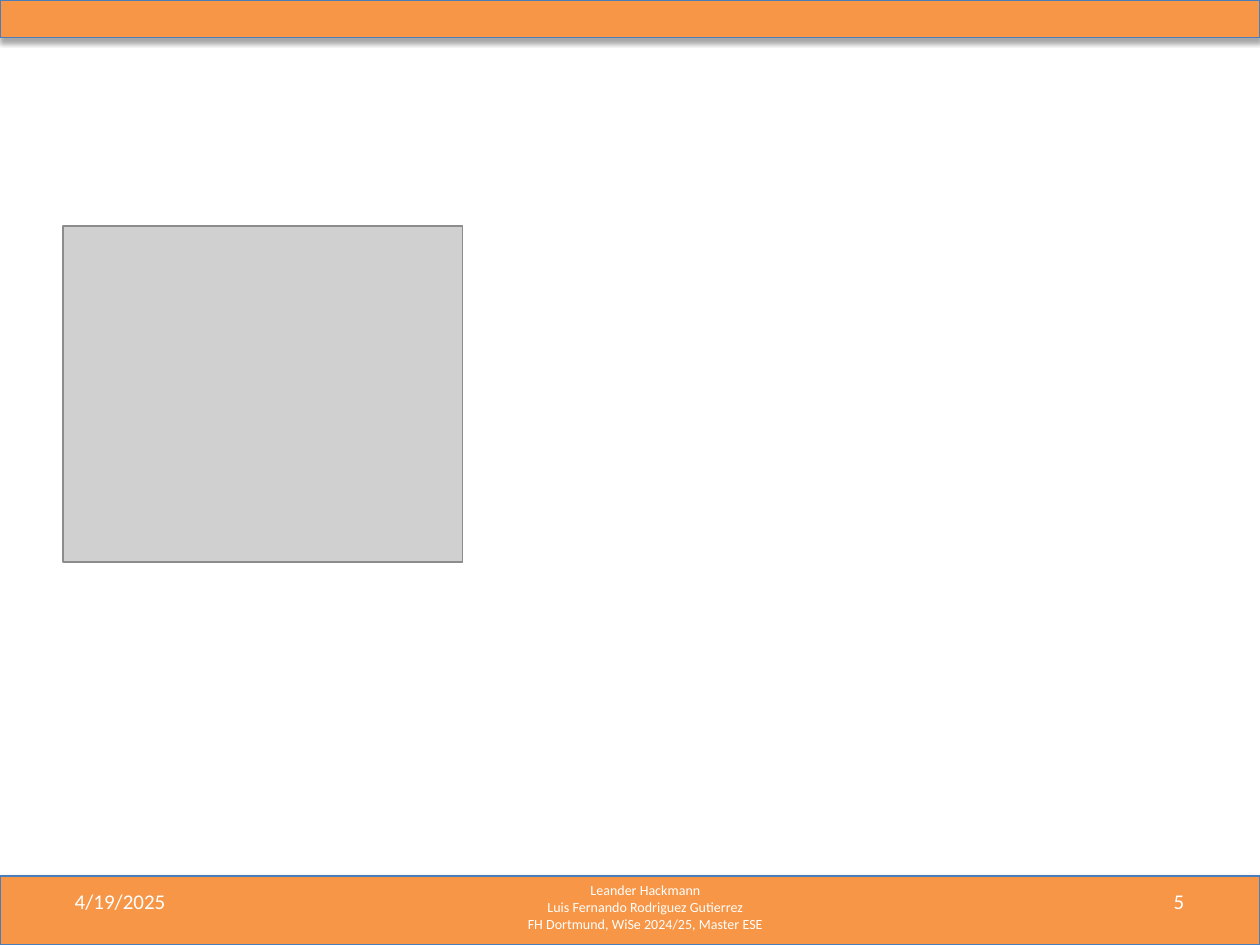
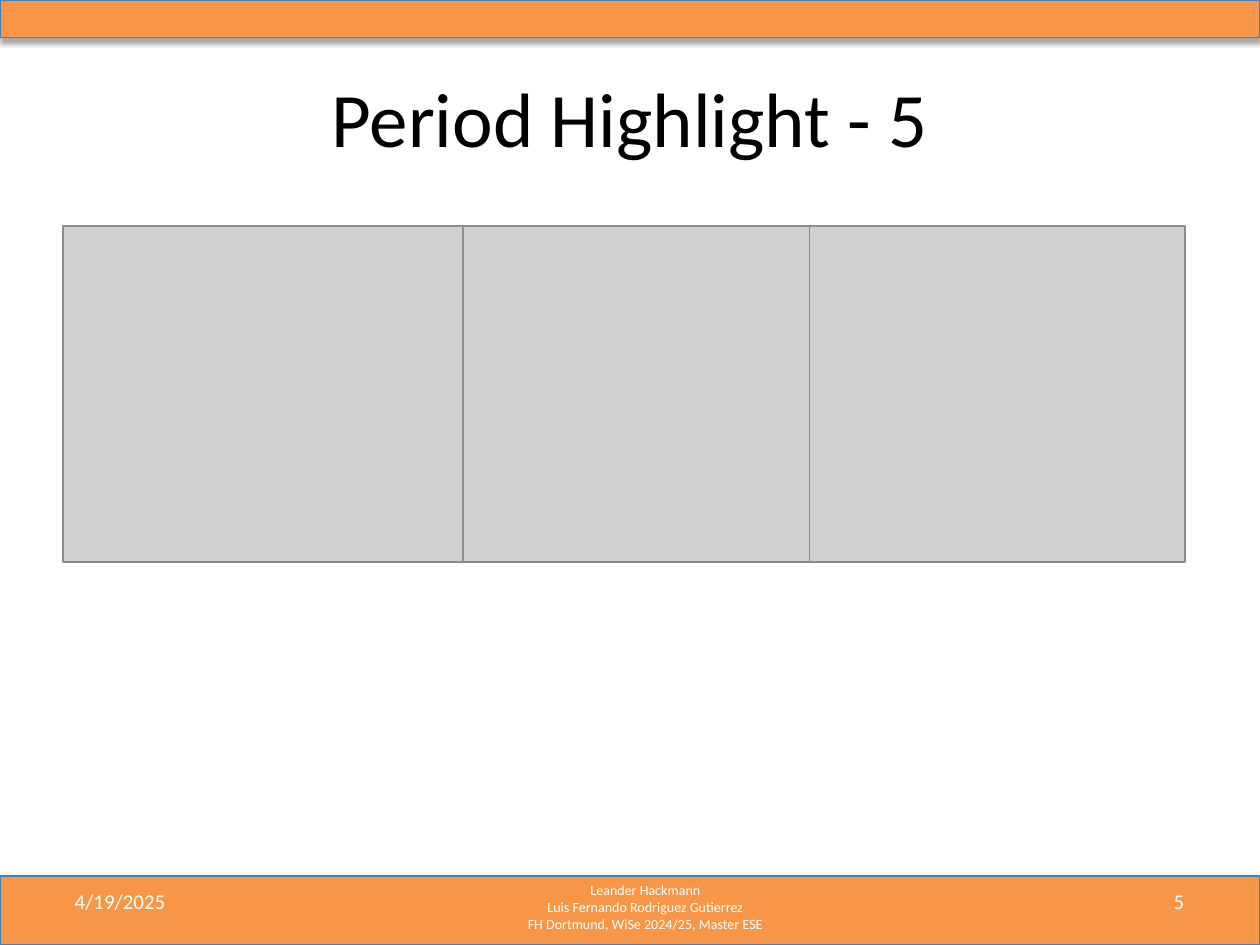
Before and after one commit to LF-RoGu/ResearchProject, a slide deck: slide 5 of 06_PresentationUpdates/mmWave_Radar_Presentation.pptx. Drawn at 1260x945 pixels with LibreOffice and Linux fonts; fonts in the diff are those of the drawing; grey boxes stand for pictures. Boxes give left, top, right and bottom in pixels: in the first picture for what was removed or moved away, otherwise in the second. Text is boxed around its words. In the diff, an @@ line names an element or a change of style, - is before the commit and + after.

```diff
--- a/06_PresentationUpdates/mmWave_Radar_Presentation.pptx
+++ b/06_PresentationUpdates/mmWave_Radar_Presentation.pptx
@@ title added at box(332, 93, 927, 161), 44 pt, text #000000 @@
+Period Highlight - 5
@@ picture added at box(462, 226, 809, 562) @@
@@ picture added at box(798, 226, 1186, 562) @@
```
Also in this commit, not shown: 8 other files.
